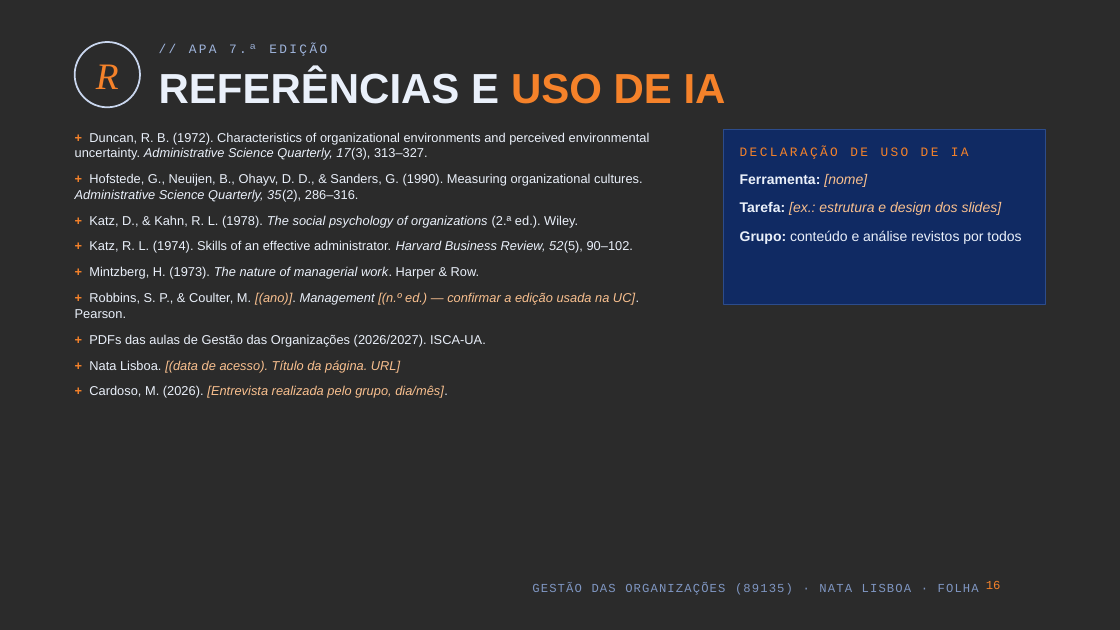
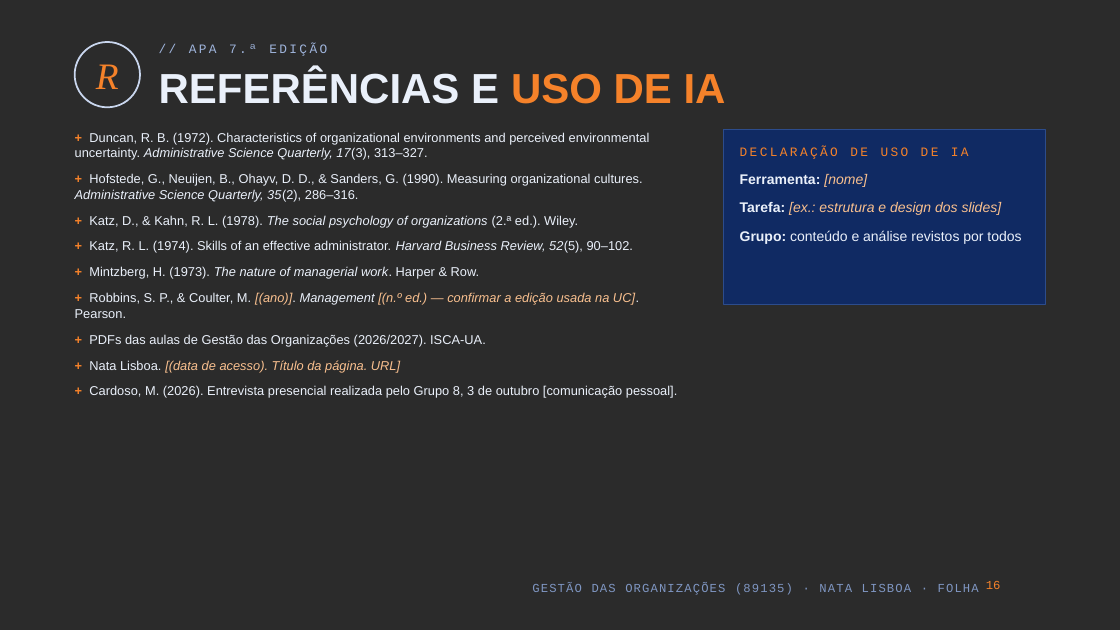
Before and after one commit to kd25gpgdw9-lang/Oceanum, a slide deck: slide 16 of apresentacao-go-89135/Nata_Lisboa_GO_89135.pptx. Drawn at 1120x630 pixels with LibreOffice and Linux fonts; fonts in the diff are those of the drawing; background and template pictures are left out; a plain dark background stands for a picture behind light text. Boxes give left, top, right and bottom in pixels: in the first picture for what was removed or moved away, otherwise in the second. Text is boxed around its words. In the diff, an @@ line names an element or a change of style, - is before the commit and + after.

```diff
--- a/apresentacao-go-89135/Nata_Lisboa_GO_89135.pptx
+++ b/apresentacao-go-89135/Nata_Lisboa_GO_89135.pptx
@@ text at (89,385,677,398): text changed; text colour #F9C08F to #EAF0FA; italic off @@
-+ Cardoso, M. (2026). [Entrevista realizada pelo grupo, dia/mês].
++ Cardoso, M. (2026). Entrevista presencial realizada pelo Grupo 8, 3 de outubro [comunicação pessoal].
```
Also in this commit, not shown: 2 other slides changed, 2 other files.
